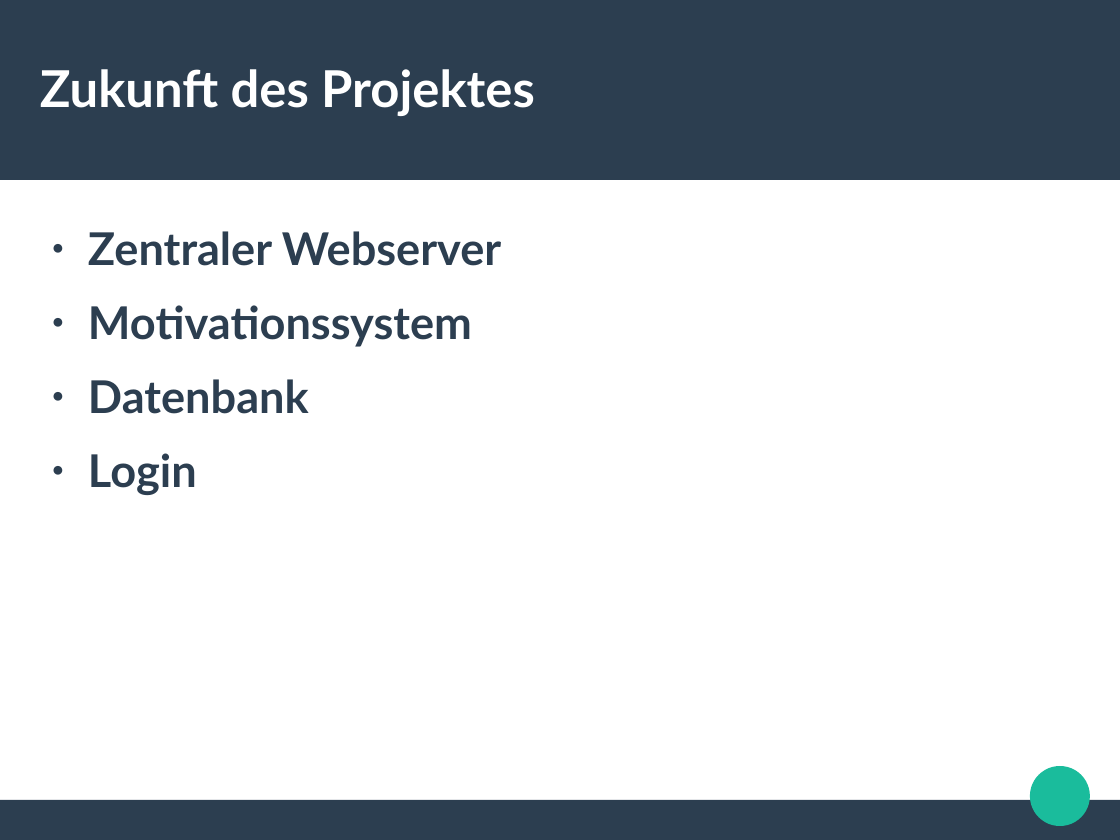
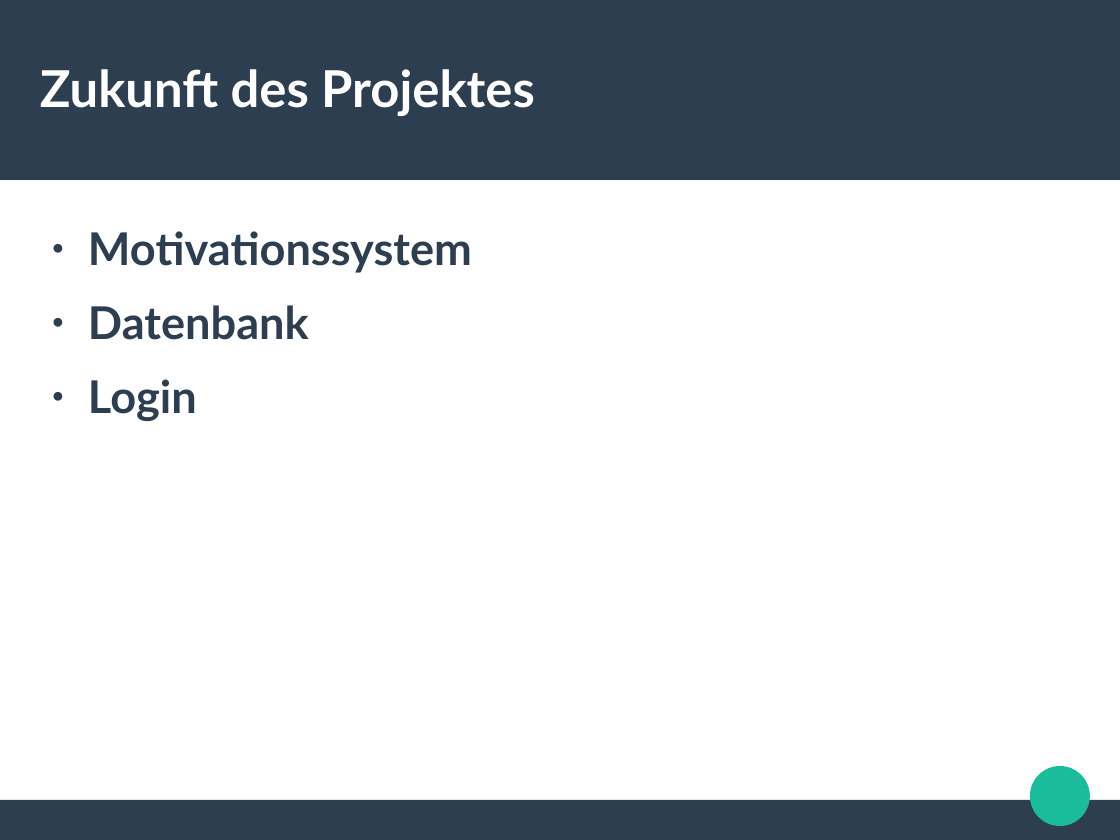
Before and after one commit to freiqu/Buy2gether, a slide deck: slide 6 of Praesentation.odp. Drawn at 1120x840 pixels with LibreOffice and Linux fonts; fonts in the diff are those of the drawing. Boxes give left, top, right and bottom in pixels: in the first picture for what was removed or moved away, otherwise in the second. Text is boxed around its words. In the diff, an @@ line names an element or a change of style, - is before the commit and + after.

```diff
--- a/Praesentation.odp
+++ b/Praesentation.odp
@@ text at (88,231,501,266): paragraph removed @@
-● Zentraler Webserver
```
Also in this commit, not shown: 1 other slide changed, 1 other file.
